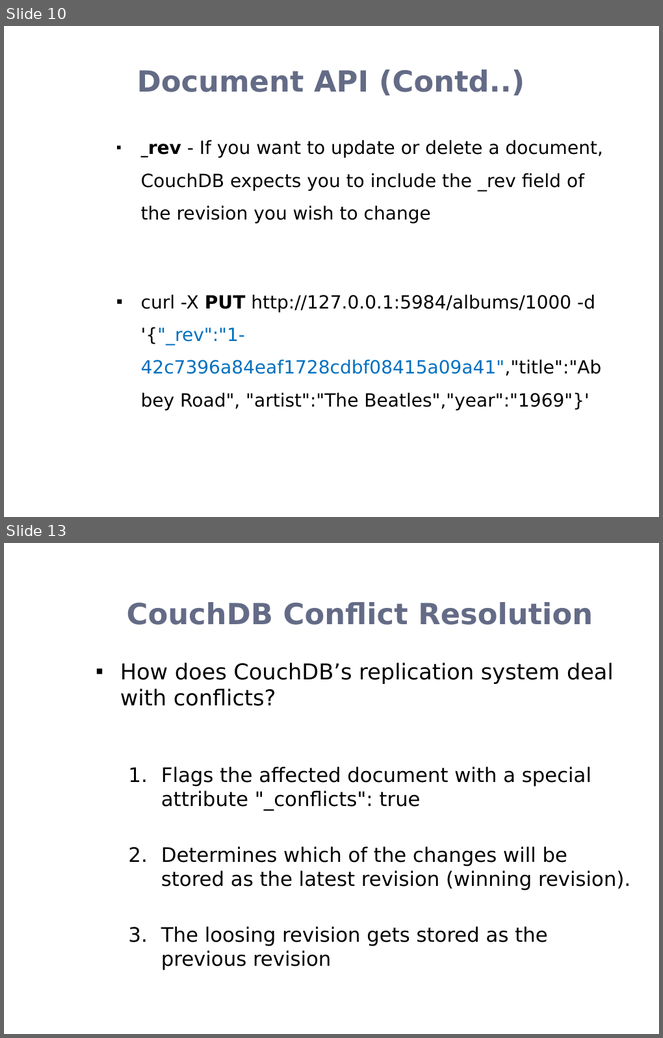
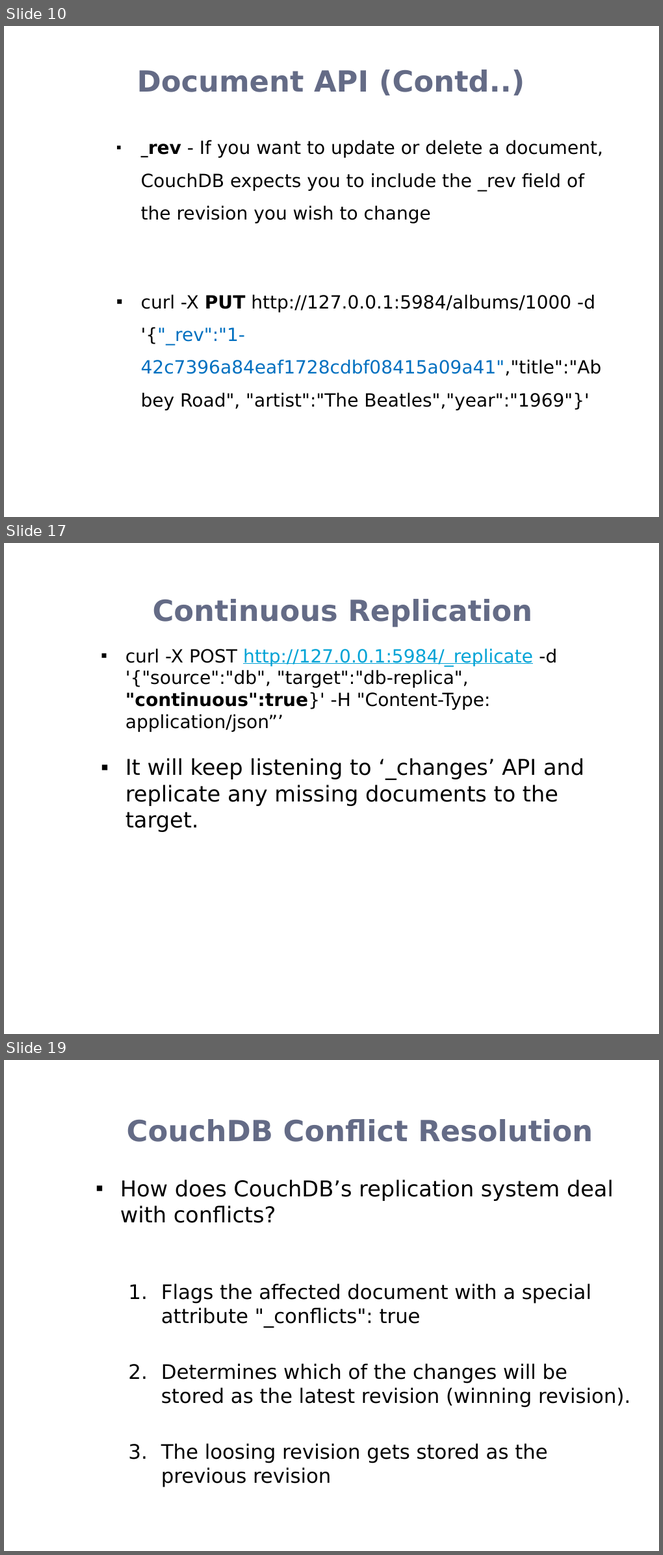
Before and after one commit to rohanz1993/Team_9_Heroku_Shopping_Cart_-_AWS_NoSQL_Service, a slide deck: Donita/CouchDB.pptx. Shown one above the other, each under a label of ours: slides 10 and 13 before the commit, slides 10, 17 and 19 after it; the slides between them are not shown. The pictures are 663x1038 and 663x1555 pixels, drawn with LibreOffice and Linux fonts; fonts in the diff are those of the drawing; background and template pictures are left out. Boxes give left, top, right and bottom in pixels: in the first picture for what was removed or moved away, otherwise in the second. Text is boxed around its words. In the diff, an @@ line names an element or a change of style, - is before the commit and + after.

```diff
--- a/Donita/CouchDB.pptx
+++ b/Donita/CouchDB.pptx
@@ slide 17 added at (4, 543, 659, 1034), background picture (left out) @@
@@ title added at (153, 599, 532, 627), 32 pt, text #646B86, bold @@
+Continuous Replication
@@ text added at (126, 648, 584, 832), 20 pt, text #000000 @@
+▪ curl -X POST http://127.0.0.1:5984/_replicate -d '{"source":"db", "target":"db-replica", "continuous":true}' -H "Content-Type: application/json”’
+▪ It will keep listening to ‘_changes’ API and replicate any missing documents to the target.
@@ what was slide 13 is now slide 19 @@
```
Also in this commit, not shown: 1 slide changed, 6 other slides added, 1 slide removed, 1 other file.
